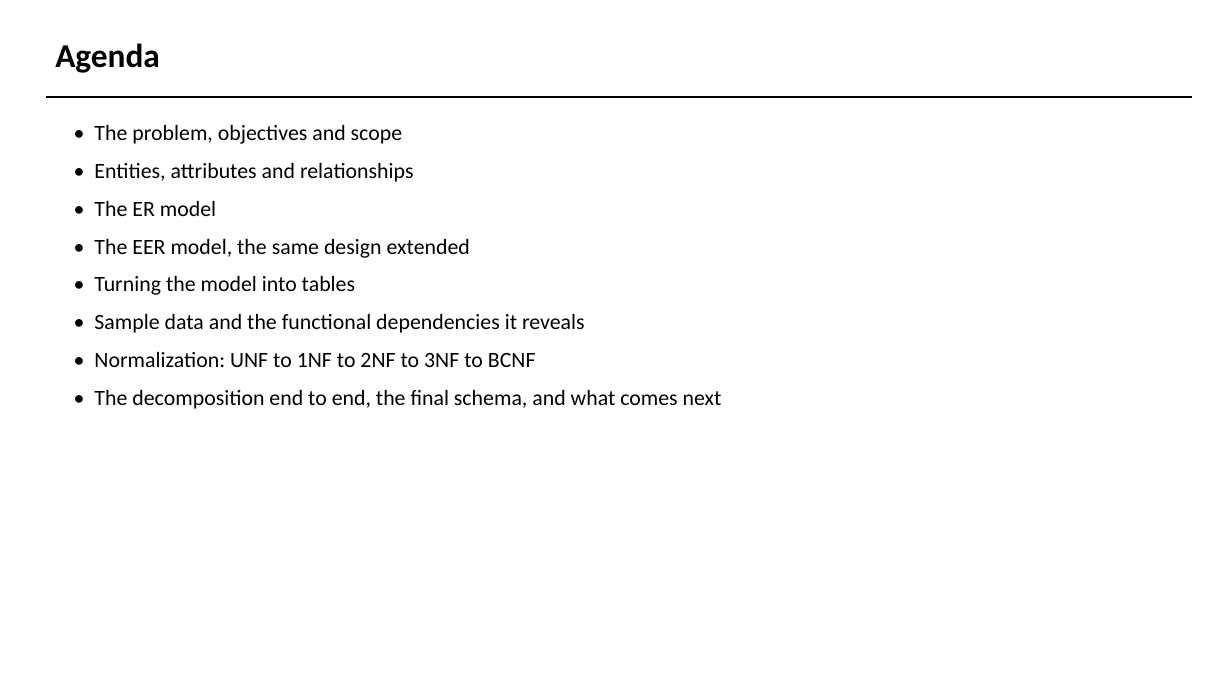
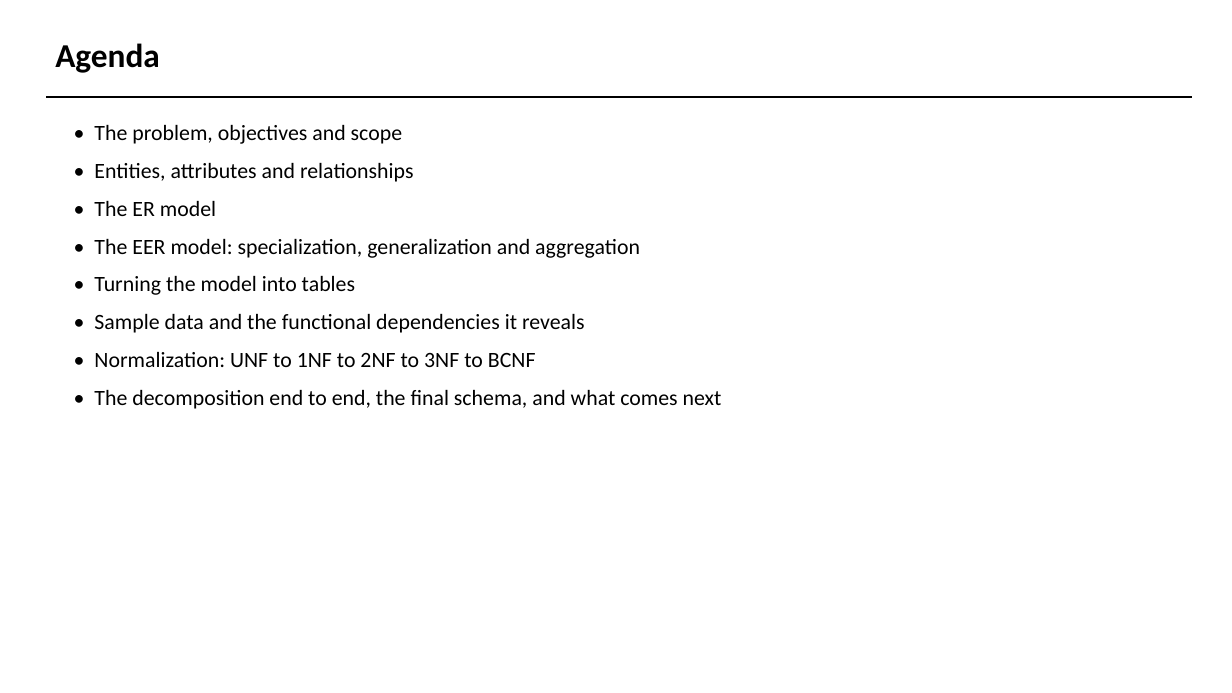
Before and after one commit to AviDhandhania/warehouse-supply-chain-dbms, a slide deck: slide 2 of presentation/DA1_Presentation.pptx. Drawn at 1232x693 pixels with LibreOffice and Linux fonts; fonts in the diff are those of the drawing. Boxes give left, top, right and bottom in pixels: in the first picture for what was removed or moved away, otherwise in the second. Text is boxed around its words. In the diff, an @@ line names an element or a change of style, - is before the commit and + after.

Commit message:
DA1: add generalization, aggregation and a 1:1 relationship
MANAGES joins EMPLOYEE and WAREHOUSE one to one, which is what WAREHOUSE
already needed to justify ManagerID. The column now carries a UNIQUE
constraint, so WAREHOUSE has a second candidate key and is still in BCNF.

Generalization lifts SHIPMENT and GOODS_RETURN into GOODS_MOVEMENT. Both
subclasses are in the ER model as separate entities with their own links to
ORDERS and WAREHOUSE, and the EER model lifts the shared columns and both
links into the superclass, collapsing ShipmentID and ReturnID into
MovementID. Built upwards from what existed, which is the only thing that
distinguishes it from the specialization already in the model.

Aggregation boxes SUPPLIER, SUPPLIES and PRODUCT and hangs INSPECTION off the
box. The ER model gives INSPECTION two separate links, one per participant,
so the figure shows why the aggregation is needed. It maps to a two-column
foreign key into SUPPLIES, so an inspection cannot name a pair that is not
supplied. Drawn as its own figure, since the box would have covered half of
the EER model.

Final schema goes from 17 tables to 20 with INSPECTION, GOODS_MOVEMENT and
GOODS_RETURN. Eight come out of the normalization and twelve straight from
the mapping.

The normalization chain is untouched: sample_data, the five norm figures and
decomp_tree are byte for byte what they were, because the lineage runs
through the other eight tables. Every count in the report, the deck and the
README follows the new totals.

```diff
--- a/presentation/DA1_Presentation.pptx
+++ b/presentation/DA1_Presentation.pptx
@@ text at [94,239,640,258]: text changed @@
-• The EER model, the same design extended
+• The EER model: specialization, generalization and aggregation
```
Also in this commit, not shown: 12 other slides changed, 3 slides added, 8 other files.
